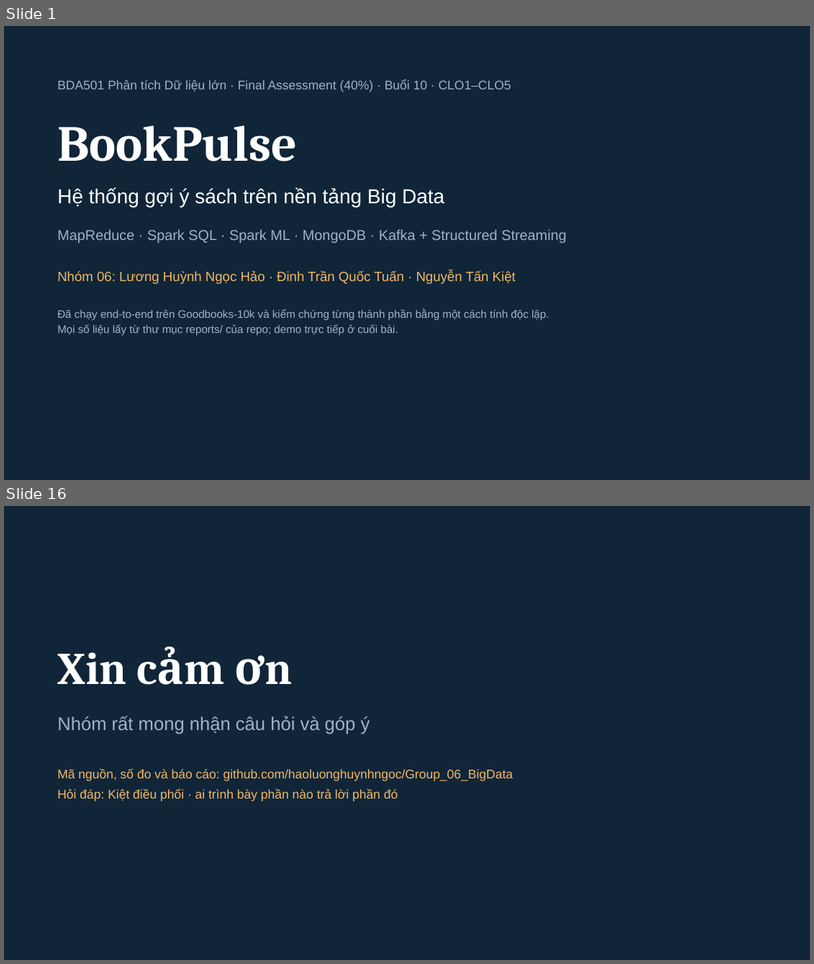
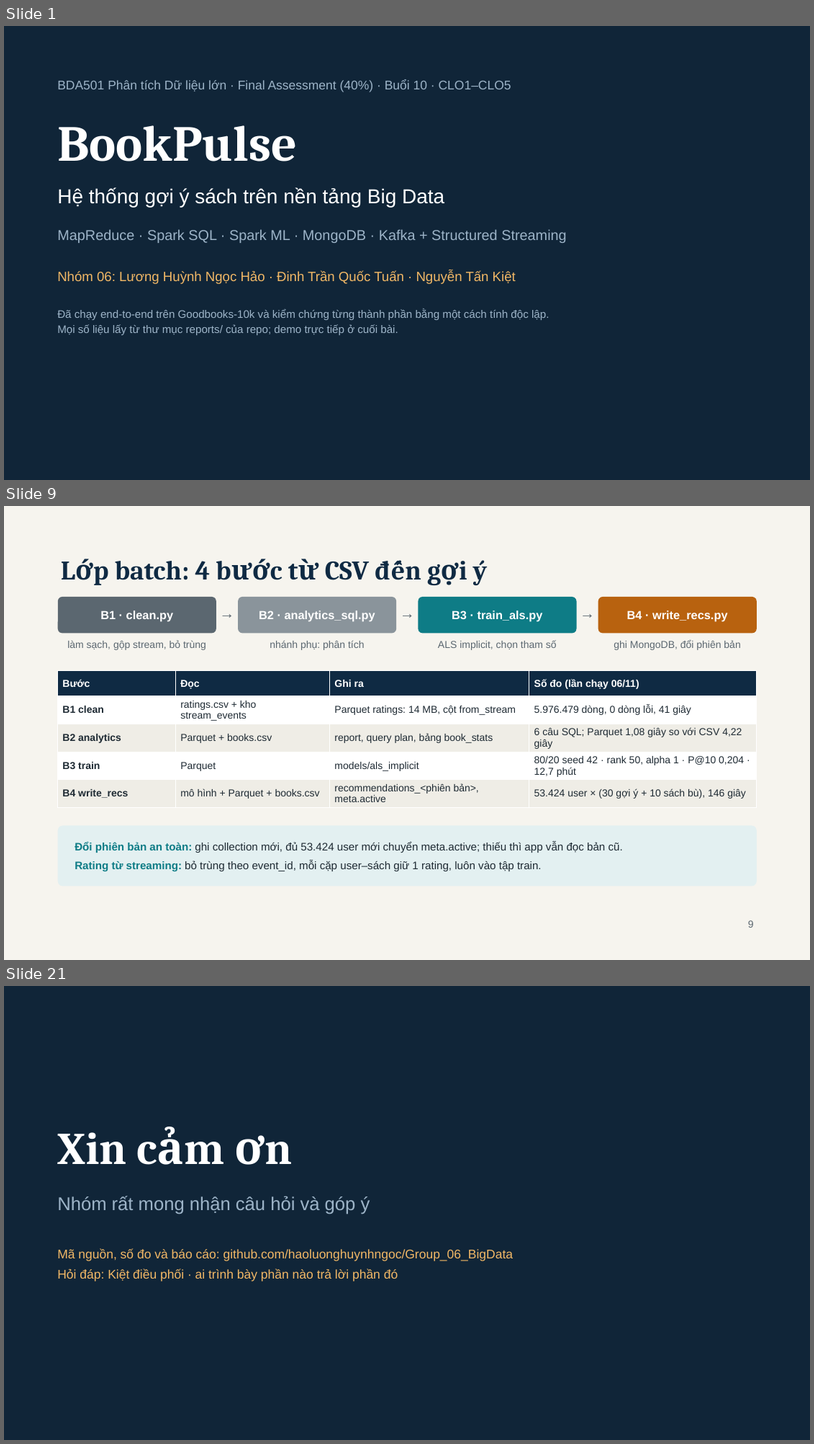
Before and after one commit to haoluonghuynhngoc/Group_06_BigData, a slide deck: Present/BookPulse - BDA501 Session 10 Final Presentation.pptx. Shown one above the other, each under a label of ours: slides 1 and 16 before the commit, slides 1, 9 and 21 after it; the slides between them are not shown. The pictures are 814x964 and 814x1444 pixels, drawn with LibreOffice and Linux fonts; fonts in the diff are those of the drawing. Boxes give left, top, right and bottom in pixels: in the first picture for what was removed or moved away, otherwise in the second. Text is boxed around its words. In the diff, an @@ line names an element or a change of style, - is before the commit and + after.

Commit message:
Decks: Session 10 adds agenda, batch 4-step, one-event stream flow, fixes-after-review, detail architecture next to overview; Session 8 reworked as why topic -> architecture -> what it implies, team title, demo slide; slimmer detail diagram, shorter text; scripts, Q&A and demo refs renumbered

```diff
--- a/Present/BookPulse - BDA501 Session 10 Final Presentation.pptx
+++ b/Present/BookPulse - BDA501 Session 10 Final Presentation.pptx
@@ slide 9 added at [4,506,810,960], background #F6F4EE @@
@@ text added at [115,560,487,585], 32 pt, text #0F2A43, bold @@
+Lớp batch: 4 bước từ CSV đến gợi ý
@@ rounded rectangle added at [58,597,216,633], fill #5B6770, 14 pt, text #FFFFFF, bold @@
+B1 · clean.py
@@ text added at [216,602,238,627], 18 pt, text #5B6770 @@
+→
@@ rounded rectangle added at [238,597,396,633], fill #8A949B, 14 pt, text #FFFFFF, bold @@
+B2 · analytics_sql.py
@@ text added at [396,602,419,627], 18 pt, text #5B6770 @@
+→
@@ rounded rectangle added at [419,597,577,633], fill #0E7C86, 14 pt, text #FFFFFF, bold @@
+B3 · train_als.py
@@ text added at [577,602,599,627], 18 pt, text #5B6770 @@
+→
@@ rounded rectangle added at [599,597,757,633], fill #B8620F, 14 pt, text #FFFFFF, bold @@
+B4 · write_recs.py
@@ text added at [67,640,206,650], 12 pt, text #5B6770 @@
+làm sạch, gộp stream, bỏ trùng
@@ text added at [270,640,365,650], 12 pt, text #5B6770 @@
+nhánh phụ: phân tích
@@ text added at [438,640,557,650], 12 pt, text #5B6770 @@
+ALS implicit, chọn tham số
@@ text added at [614,640,741,650], 12 pt, text #5B6770 @@
+ghi MongoDB, đổi phiên bản
@@ table added at [58,671,757,805], 5 rows, 4 columns @@
+Bước | Đọc | Ghi ra | Số đo (lần chạy 06/11)
+B1 clean | ratings.csv + kho stream_events | Parquet ratings: 14 MB, cột from_stream | 5.976.479 dòng, 0 dòng lỗi, 41 giây
+B2 analytics | Parquet + books.csv | report, query plan, bảng book_stats | 6 câu SQL; Parquet 1,08 giây so với CSV 4,22 giây
+B3 train | Parquet | models/als_implicit | 80/20 seed 42 · rank 50, alpha 1 · P@10 0,204 · 12,7 phút
+B4 write_recs | mô hình + Parquet + books.csv | recommendations_<phiên bản>, meta.active | 53.424 user × (30 gợi ý + 10 sách bù), 146 giây
@@ rounded rectangle added at [58,826,757,886], fill #E3F0F1 @@
@@ text added at [75,842,623,871], 13 pt, text #1E2A33 @@
+Đổi phiên bản an toàn: ghi collection mới, đủ 53.424 user mới chuyển meta.active; thiếu thì app vẫn đọc bản cũ.
+Rating từ streaming: bỏ trùng theo event_id, mỗi cặp user–sách giữ 1 rating, luôn vào tập train.
@@ text added at [748,920,754,927], 12 pt, text #5B6770 @@
+9
@@ what was slide 16 is now slide 21 @@
```
Also in this commit, not shown: 15 slides changed, 3 other slides added, 5 other files.
